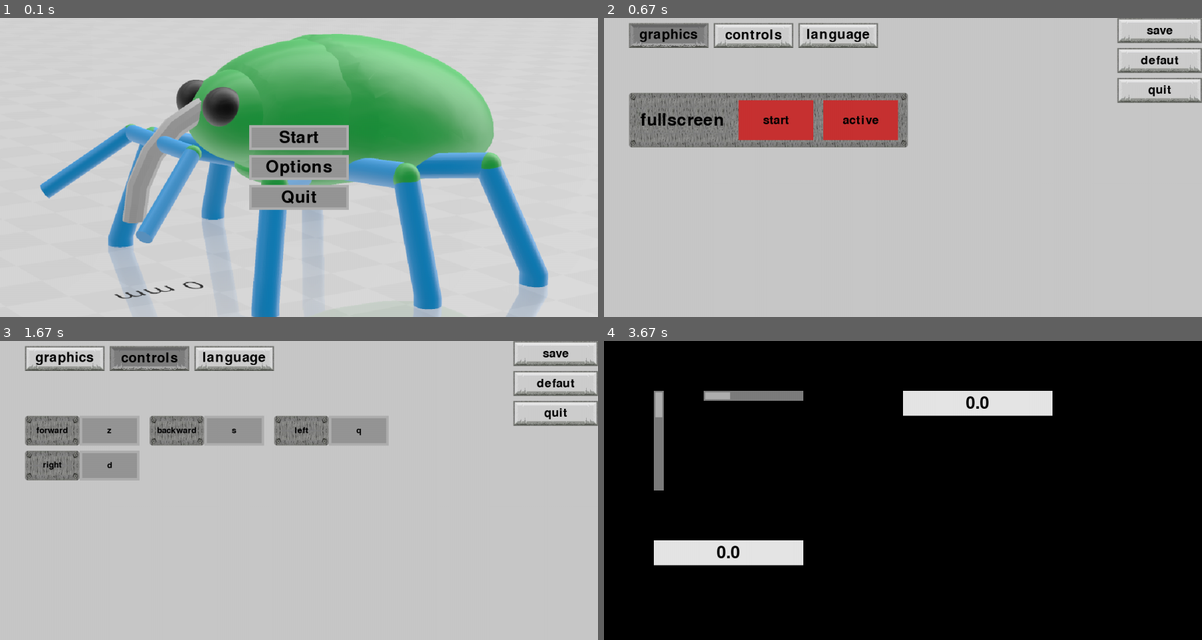
Above: before the commit, frames 1-4 (two rows, left to right).
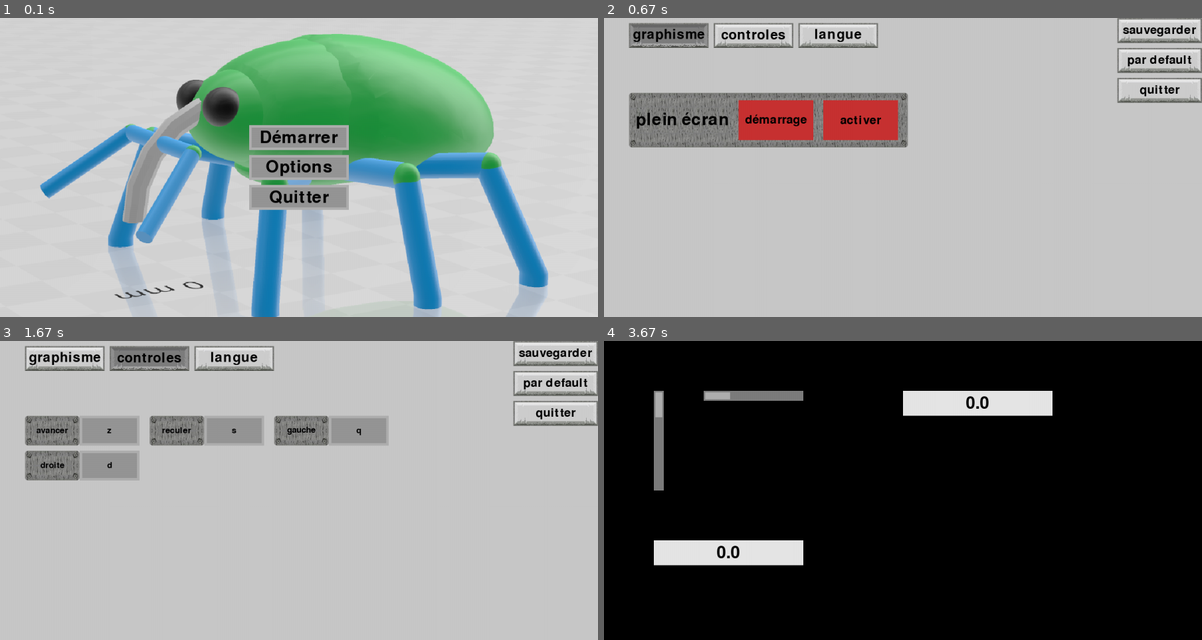
Above: after the commit, the same moments.

Repository: artieur262/Roborancon
Game: pygame game, started from main.py
Same seed, same stepped clock (60 frames per second), same inputs: the game is played once before the commit and once after it.
Inputs (mouse positions are in pixels of both pictures, inside the frame that each line leads up to):
- Up to frame 1 (0.1 s): no input
- Up to frame 2 (0.67 s): click (903, 167) at 0.38 s
- Up to frame 3 (1.67 s): press the mouse at (149, 358) at 0.7 s; move the mouse to (245, 454) at 0.8 s; release the mouse at (340, 553) at 0.93 s; press the mouse at (556, 352) at 1.03 s; move the mouse to (538, 460) at 1.13 s; release the mouse at (526, 568) at 1.27 s; press the mouse at (65, 358) at 1.37 s; move the mouse to (113, 469) at 1.47 s; release the mouse at (167, 583) at 1.6 s
- Up to frame 4 (3.67 s): press the mouse at (711, 430) at 1.7 s; move the mouse to (705, 493) at 1.8 s; release the mouse at (699, 556) at 1.93 s; press the mouse at (831, 544) at 2.03 s; move the mouse to (974, 529) at 2.13 s; release the mouse at (1118, 511) at 2.27 s; press the mouse at (1160, 382) at 2.37 s; move the mouse to (920, 448) at 2.47 s; release the mouse at (681, 514) at 2.6 s; press the mouse at (711, 430) at 2.7 s; move the mouse to (735, 421) at 2.8 s; release the mouse at (759, 412) at 2.93 s; tap Esc at 3 s; press the mouse at (903, 460) at 3.37 s; move the mouse to (914, 514) at 3.47 s; release the mouse at (926, 571) at 3.6 s

The runs differ from the first frame. In frame 1, 0.5% of the frame differs, in the area x 43-57%, y 37-63%; in frame 2, 1.9%, in the area x 4-99%, y 2-38%; in frame 3, 1.5%; in frame 4, nothing differs.

Commit message:
réuniment des toutes les variables de langue dans une seule variable Traduction (seulement dans les options)

Diff:
--- a/menu/menu_option.py
+++ b/menu/menu_option.py
@@ -36,54 +36,51 @@
     """menu de démarrage"""
 
     # ordre_touche = ["avancer", "reculer", "gauche", "droite"]
-    onglet_langue = {
-        "fr": ["graphisme", "controles", "langue"],
-        "en": ["graphics", "controls", "language"],
-    }
-    bouton_langue = {
-        "fr": ["démarrage", "activer", "sauvegarder", "par default", "quitter"],
-        "en": ["start", "active", "save", "defaut", "quit"],
-    }
-    touche_langue = {
+    traduction = {
         "fr": {
-            "avancer": "avancer",
-            "reculer": "reculer",
-            "gauche": "gauche",
-            "droite": "droite",
+            "onglet": ["graphisme", "controles", "langue"],
+            "bouton": ["démarrage", "activer", "sauvegarder", "par default", "quitter"],
+            "touche": {
+                "avancer": "avancer",
+                "reculer": "reculer",
+                "gauche": "gauche",
+                "droite": "droite",
+            },
+            "zonetexte": [
+                "plein écran",
+                "menu",
+                "/!\\ Pour que le changement de langue soit appliqué,\nil faut redémarrer le jeu.",
+            ],
+            "popup": [
+                "sauvegarde réussie",
+                "l'onglet viens de reprendre ses paramêtre par défault ",
+                "voulez vous sauvegarder avant de quitter ?",
+                ["oui", "non"],
+            ],
         },
         "en": {
-            "avancer": "forward",
-            "reculer": "backward",
-            "gauche": "left",
-            "droite": "right",
+            "onglet": ["graphics", "controls", "language"],
+            "bouton": ["start", "active", "save", "defaut", "quit"],
+            "touche": {
+                "avancer": "forward",
+                "reculer": "backward",
+                "gauche": "left",
+                "droite": "right",
+            },
+            "zonetexte": [
+                "fullscreen",
+                "menu",
+                "/!\\ For the language change to be applied,\nyou must restart the game.",
+            ],
+            "popup": [
+                "Saved successfully",
+                "the tab has just taken its default parameters",
+                "do you want to save before quitting ?",
+                ["yes", "no"],
+            ],
         },
     }
-    zonetexte_langue = {
-        "fr": [
-            "plein écran",
-            "menu",
-            "/!\\ Pour que le changement de langue soit appliqué,\nil faut redémarrer le jeu.",
-        ],
-        "en": [
-            "fullscreen",
-            "menu",
-            "/!\\ For the language change to be applied,\nyou must restart the game.",
-        ],
-    }
-    langue_popup = {
-        "fr": [
-            "sauvegarde réussie",
-            "l'onglet viens de reprendre ses paramêtre par défault ",
-            "voulez vous sauvegarder avant de quitter ?",
-            ["oui", "non"],
-        ],
-        "en": [
-            "Saved successfully",
-            "the tab has just taken its default parameters",
-            "do you want to save before quitting ?",
-            ["yes", "no"],
-        ],
-    }
+
     lien_graphisme = "option/graphisme.json"
     lien_defaut_graphime = "option/graphisme_defaut.json"
     lien_controle = "option/control.json"
@@ -106,8 +103,8 @@
 
         self.onglet_actuel = "graphisme"
         taille_onget = (160, 50)
-        self.onglet_nom = self.onglet_langue[
-            "fr"
+        self.onglet_nom = self.traduction["fr"][
+            "onglet"
         ]  # ["graphisme", "controles", "langue"]
         self.onglet = [
             Bouton(
@@ -123,7 +120,7 @@
             for texture in onglet.texture:
                 texture.texture = place_texte_in_texture(
                     texture.texture,
-                    self.onglet_langue[self.menu_langue][i],
+                    self.traduction[self.menu_langue]["onglet"][i],
                     pygame.font.Font(None, 40),
                     (0, 0, 0),
                 )
@@ -142,7 +139,7 @@
                 ],
                 (270, 165),
                 (150, 80),
-                self.bouton_langue[self.menu_langue][0],
+                self.traduction[self.menu_langue]["bouton"][0],
                 (0, 0, 0),
                 pygame.font.Font(None, 35),
                 ("active", "démarrage_fullscreen"),
@@ -155,7 +152,7 @@
                 ],
                 (440, 165),
                 (150, 80),
-                self.bouton_langue[self.menu_langue][1],
+                self.traduction[self.menu_langue]["bouton"][1],
                 (0, 0, 0),
                 pygame.font.Font(None, 35),
                 ("active", "active_fullscreen"),
@@ -165,7 +162,7 @@
                 [assembleur.bouton2(170, i) for i in (1, 2)],
                 (0, 0),
                 [170, 50],
-                self.bouton_langue[self.menu_langue][2],
+                self.traduction[self.menu_langue]["bouton"][2],
                 (0, 0, 0),
                 pygame.font.Font(None, 35),
                 ("push", "save"),
@@ -175,7 +172,7 @@
                 [assembleur.bouton2(170, i) for i in (1, 2)],
                 [0, 50],
                 (170, 50),
-                self.bouton_langue[self.menu_langue][3],
+                self.traduction[self.menu_langue]["bouton"][3],
                 (0, 0, 0),
                 pygame.font.Font(None, 35),
                 ("push", "reset"),
@@ -185,7 +182,7 @@
                 [assembleur.bouton2(170, i) for i in (1, 2)],
                 [0, 100],
                 (170, 50),
-                self.bouton_langue[self.menu_langue][4],
+                self.traduction[self.menu_langue]["bouton"][4],
                 (0, 0, 0),
                 pygame.font.Font(None, 35),
                 ("push", "quitter"),
@@ -220,7 +217,7 @@
                 [gener_texture((215, 110), (0, 0, 0, 0))],
                 (50, 150),
                 (1, 1),
-                self.zonetexte_langue[self.menu_langue][0],
+                self.traduction[self.menu_langue]["zonetexte"][0],
                 (0, 0, 0),
                 pygame.font.Font(None, 50),
                 "centrage",
@@ -230,7 +227,7 @@
                 [assembleur.bouton1([2, 0])],
                 (75, 200),
                 (560, 110),
-                self.zonetexte_langue[self.menu_langue][1],
+                self.traduction[self.menu_langue]["zonetexte"][1],
                 (0, 0, 0),
                 pygame.font.Font(None, 40),
                 "centrage",
@@ -240,7 +237,7 @@
                 [gener_texture((800, 75), (0, 0, 0, 0))],
                 (75, 100),
                 (800, 75),
-                self.zonetexte_langue[self.menu_langue][2],
+                self.traduction[self.menu_langue]["zonetexte"][2],
                 (200, 10, 10),
                 pygame.font.Font(None, 40),
                 "gauche_centre",
@@ -298,7 +295,7 @@
             self.zone_texte["controles"][-1].texture[0].texture = (
                 place_texte_in_texture(
                     self.zone_texte["controles"][-1].texture[0].texture,
-                    self.touche_langue[self.menu_langue][controle],
+                    self.traduction[self.menu_langue]["touche"][controle],
                     pygame.font.Font(None, 26),
                     (0, 0, 0),
                 )
@@ -440,7 +437,9 @@
                                 Clavier(),
                                 Souris(),
                                 bouton.data[3],
-                                self.touche_langue[self.menu_langue][bouton.data[2]],
+                                self.traduction[self.menu_langue]["touche"][
+                                    bouton.data[2]
+                                ],
                                 (
                                     par_default[1][bouton.data[2]],
                                     par_default[0][bouton.data[2]],
@@ -494,7 +493,7 @@
                             )
                             texture = place_texte_in_texture(
                                 texture,
-                                self.langue_popup[self.menu_langue][0],
+                                self.traduction[self.menu_langue]["popup"][0],
                                 pygame.font.Font(None, 55),
                                 (0, 0, 0),
                             )
@@ -533,7 +532,7 @@
                             )
                             texture = place_texte_in_texture(
                                 texture,
-                                self.langue_popup[self.menu_langue][1],
+                                self.traduction[self.menu_langue]["popup"][1],
                                 pygame.font.Font(None, 55),
                                 (0, 0, 0),
                             )
@@ -599,13 +598,15 @@
                     save.load_json(menu.lien_graphisme) != menu.graphisme
                     or save.load_json(menu.lien_controle) != menu.controle
                     or save.load_json(menu.lien_langue) != menu.langue_option
-                ) and menu.langue_popup[menu.menu_langue][3][0] == MenuChoix.main(
+                ) and menu.traduction[menu.menu_langue]["popup"][3][
+                    0
+                ] == MenuChoix.main(
                     clavier,
                     souris,
                     screen.copy(),
                     assembleur.cadre((250, 250), (125, 125, 125), (100, 100, 100), 5),
-                    menu.langue_popup[menu.menu_langue][2],
-                    menu.langue_popup[menu.menu_langue][3],
+                    menu.traduction[menu.menu_langue]["popup"][2],
+                    menu.traduction[menu.menu_langue]["popup"][3],
                 ):
                     save.save_json(menu.lien_graphisme, menu.graphisme)
                     save.save_json(menu.lien_controle, menu.controle)
--- a/option/langue.json
+++ b/option/langue.json
@@ -1,5 +1,5 @@
 {
- "menu": "en",
+ "menu": "fr",
  "dialogue": "fr",
  "audio": "fr"
 }
